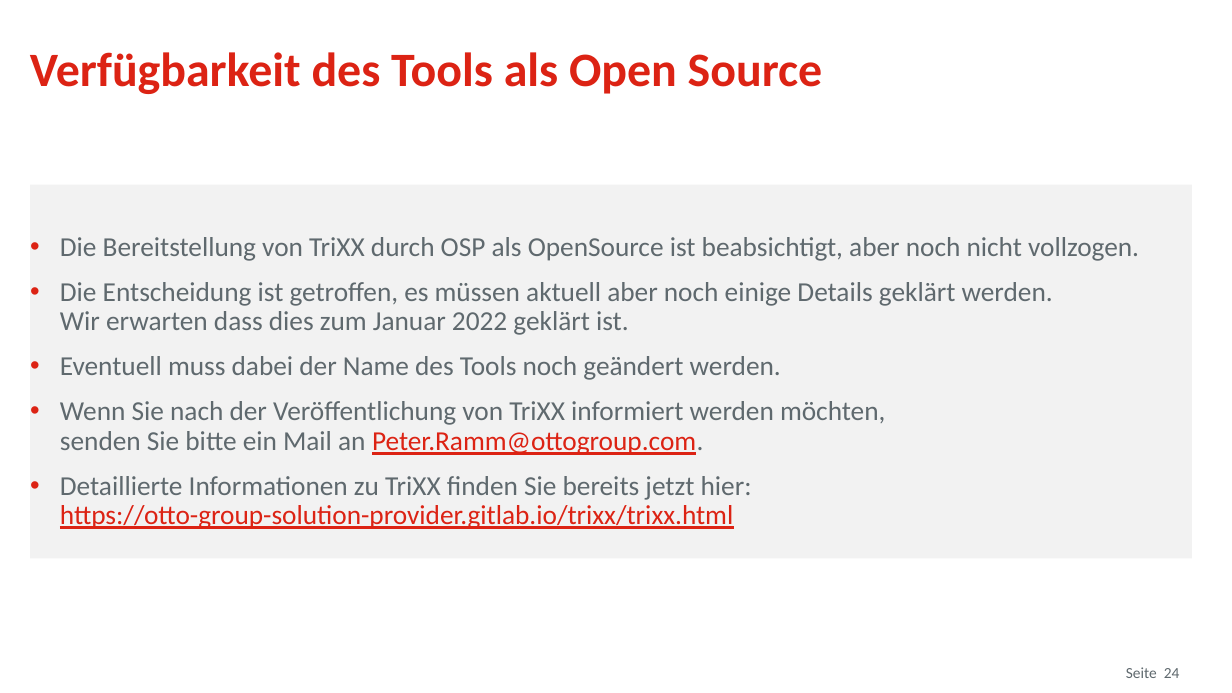
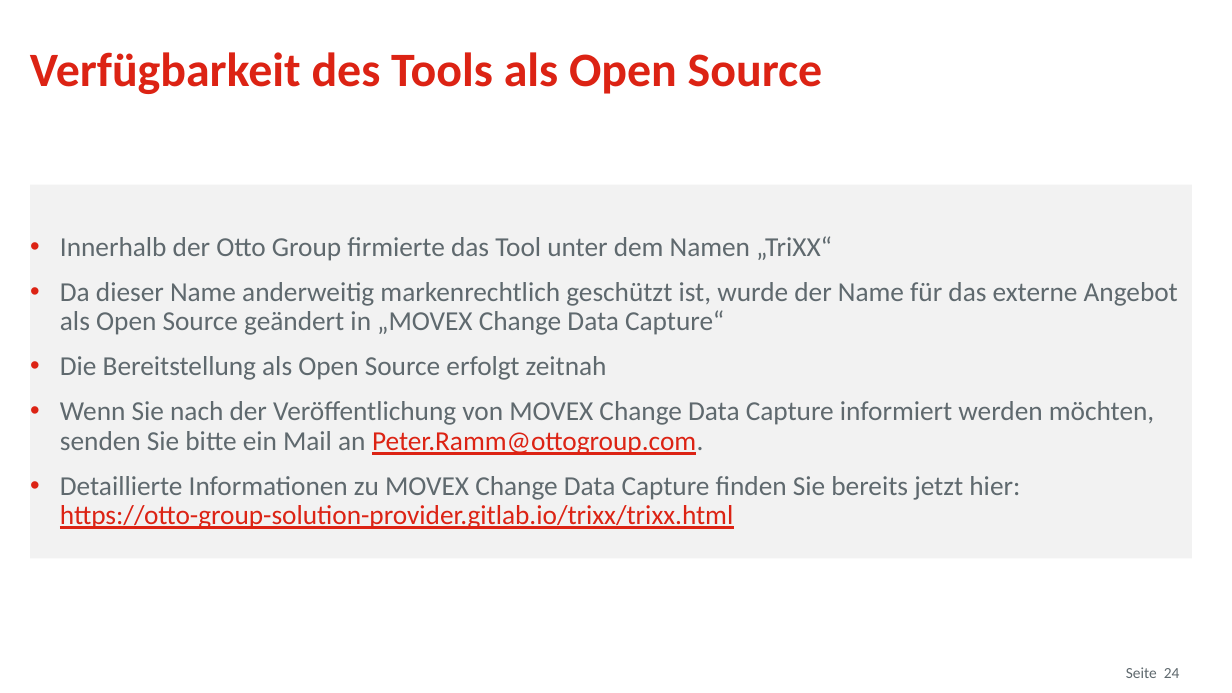
Before and after one commit to osp-ottogroup/movex-cdc, a slide deck: slide 24 of doc/2021-12_TriXX_IT-Tage.pptx. Drawn at 1232x693 pixels with LibreOffice and Linux fonts; fonts in the diff are those of the drawing; background and template pictures are left out. Boxes give left, top, right and bottom in pixels: in the first picture for what was removed or moved away, otherwise in the second. Text is boxed around its words. In the diff, an @@ line names an element or a change of style, - is before the commit and + after.

Commit message:
rename help file name

```diff
--- a/doc/2021-12_TriXX_IT-Tage.pptx
+++ b/doc/2021-12_TriXX_IT-Tage.pptx
@@ text in rectangle at (60,236,1178,529): text changed @@
-• Die Bereitstellung von TriXX durch OSP als OpenSource ist beabsichtigt, aber noch nicht vollzogen.
-• Die Entscheidung ist getroffen, es müssen aktuell aber noch einige Details geklärt werden.
-  Wir erwarten dass dies zum Januar 2022 geklärt ist.
-• Eventuell muss dabei der Name des Tools noch geändert werden.
-• Wenn Sie nach der Veröffentlichung von TriXX informiert werden möchten,
-  senden Sie bitte ein Mail an Peter.Ramm@ottogroup.com.
-• Detaillierte Informationen zu TriXX finden Sie bereits jetzt hier:
-  https://otto-group-solution-provider.gitlab.io/trixx/trixx.html
+• Innerhalb der Otto Group firmierte das Tool unter dem Namen „TriXX“
+• Da dieser Name anderweitig markenrechtlich geschützt ist, wurde der Name für das externe Angebot als Open Source geändert in „MOVEX Change Data Capture“
+• Die Bereitstellung als Open Source erfolgt zeitnah
+• Wenn Sie nach der Veröffentlichung von MOVEX Change Data Capture informiert werden möchten,
+  senden Sie bitte ein Mail an Peter.Ramm@ottogroup.com.
+• Detaillierte Informationen zu MOVEX Change Data Capture finden Sie bereits jetzt hier:
+  https://otto-group-solution-provider.gitlab.io/trixx/trixx.html
```
Also in this commit, not shown: 11 other slides changed, 4 other files.
